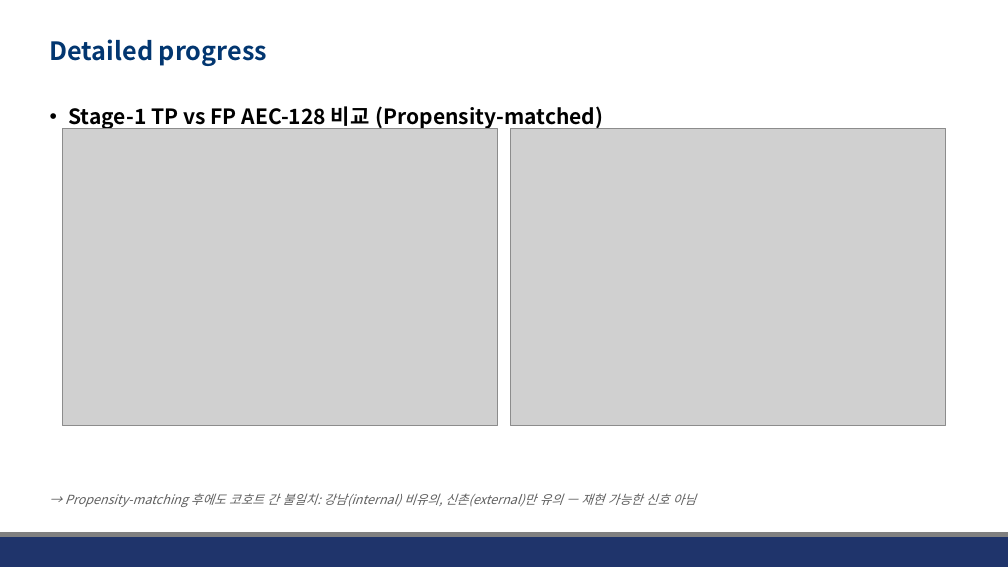
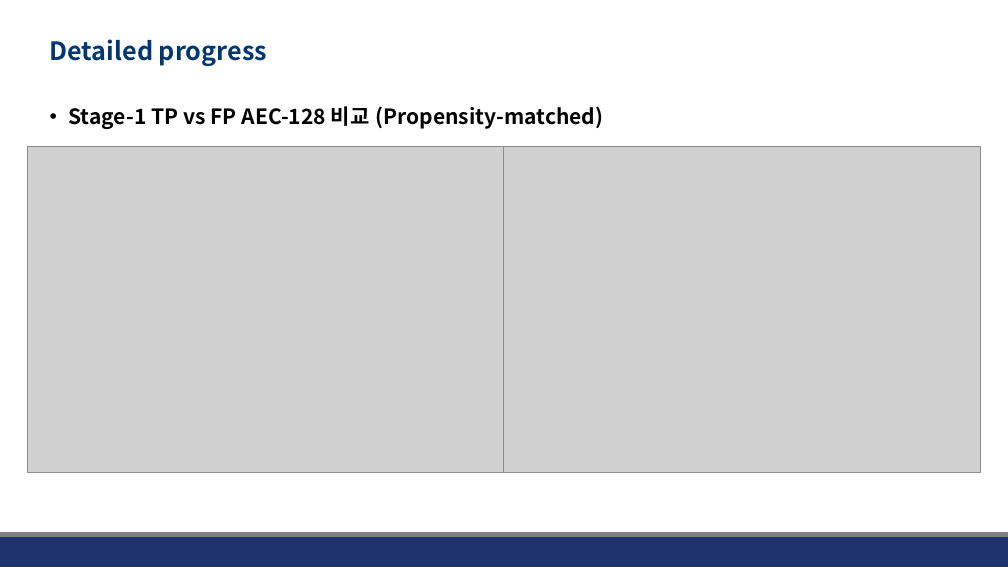
Before and after one commit to JHWannabe/Clinical_Study, a slide deck: slide 7 of docs/260724_Comparison of AECs between groups after low-smi classification with clinic data.pptx (slide 8 before the commit). Drawn at 1008x567 pixels with LibreOffice and Linux fonts; fonts in the diff are those of the drawing; grey boxes stand for pictures; background and template pictures are left out. Boxes give left, top, right and bottom in pixels: in the first picture for what was removed or moved away, otherwise in the second. Text is boxed around its words. In the diff, an @@ line names an element or a change of style, - is before the commit and + after.

```diff
--- a/docs/260724_Comparison of AECs between groups after low-smi classification with clinic data.pptx
+++ b/docs/260724_Comparison of AECs between groups after low-smi classification with clinic data.pptx
@@ picture resized from (x1=62, y1=129, x2=498, y2=426) to (x1=28, y1=147, x2=504, y2=472) @@
@@ picture resized from (x1=510, y1=129, x2=946, y2=426) to (x1=504, y1=147, x2=981, y2=472) @@
@@ text removed at (x1=65, y1=493, x2=696, y2=507) @@
-→ Propensity-matching 후에도 코호트 간 불일치: 강남(internal) 비유의, 신촌(external)만 유의 — 재현 가능한 신호 아님
```
Also in this commit, not shown: 2 other slides changed, 6 slides added, 30 other files.
